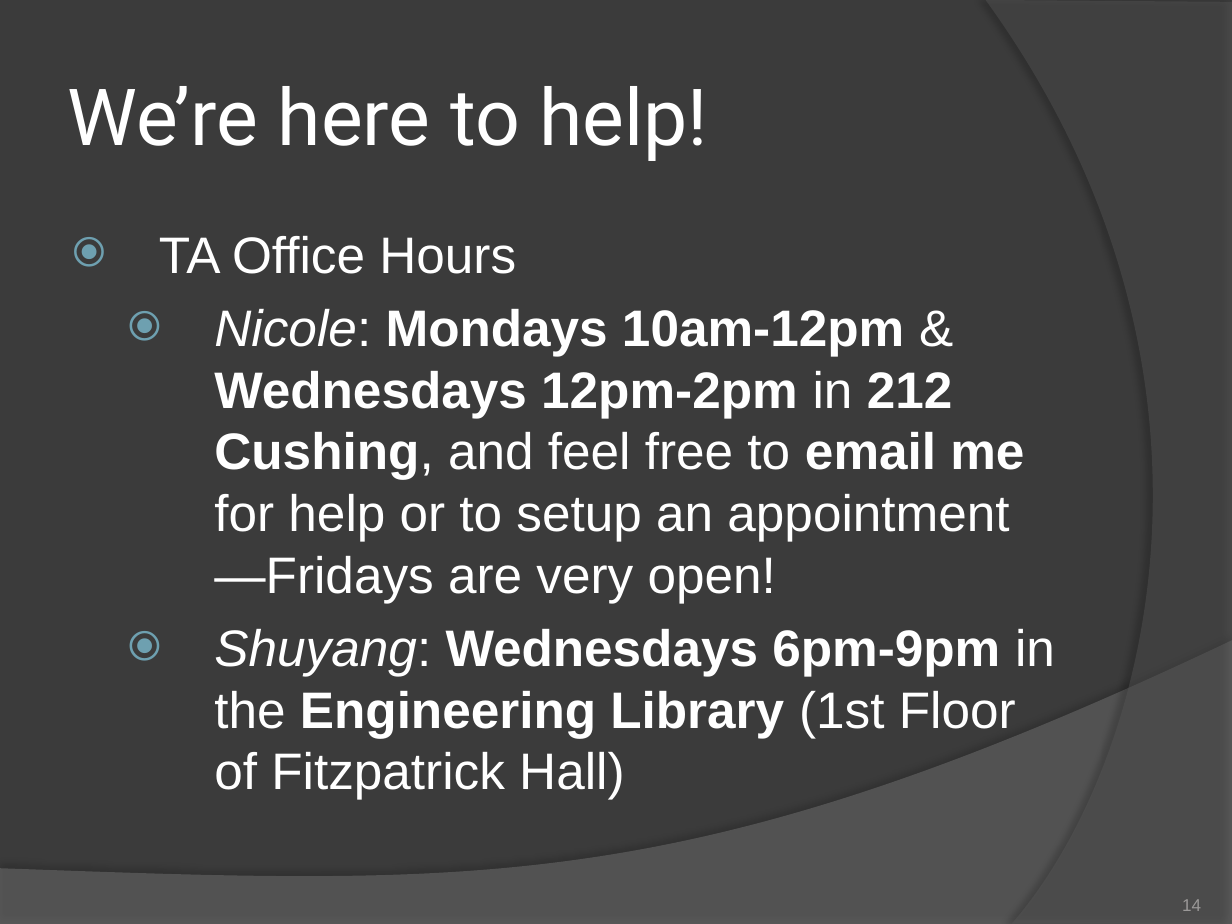
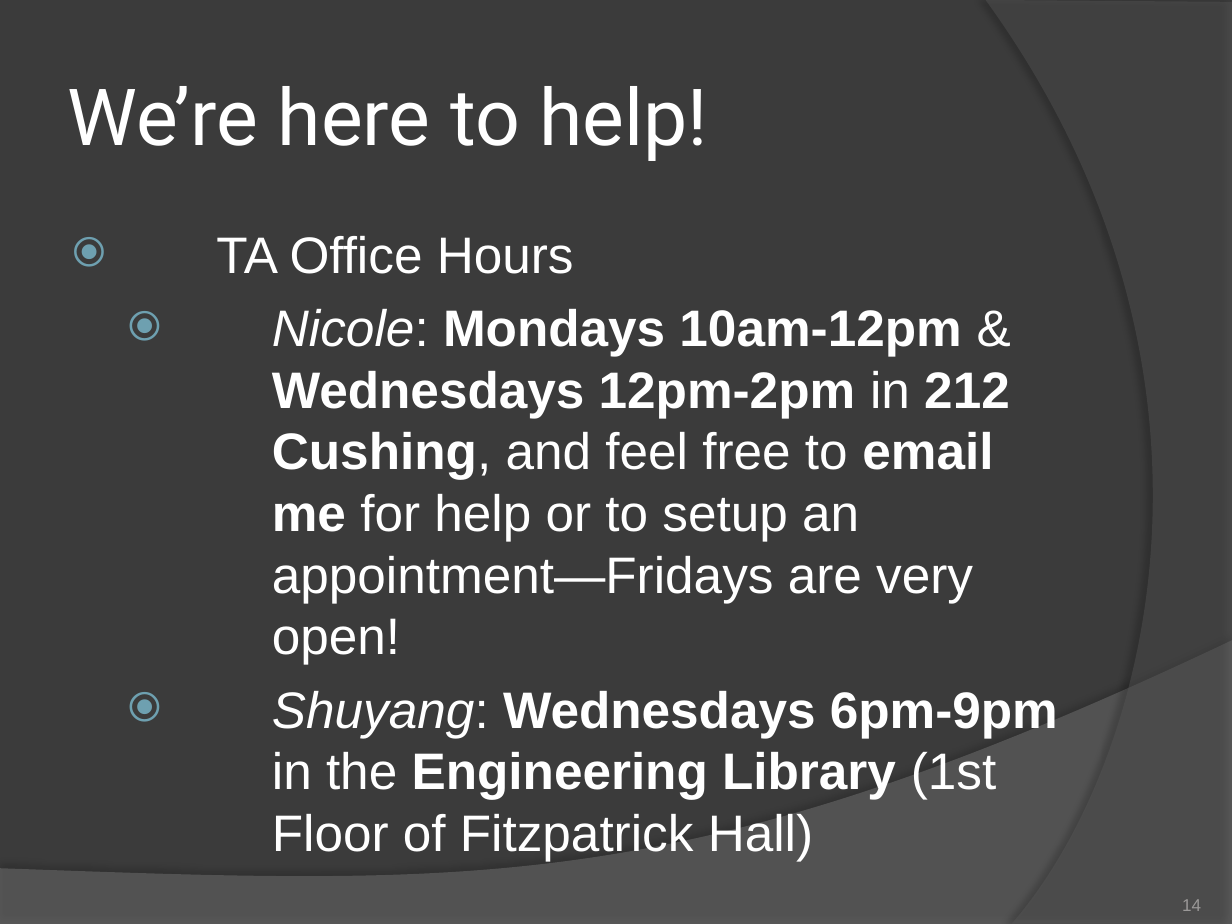
Before and after one commit to patrick-flynn/CSE10101, a slide deck: slide 14 of CSE10101/lecture/CSE10101.pptx. Drawn at 1232x924 pixels with LibreOffice and Linux fonts; fonts in the diff are those of the drawing. Boxes give left, top, right and bottom in pixels: in the first picture for what was removed or moved away, otherwise in the second. Text is boxed around its words. In the diff, an @@ line names an element or a change of style, - is before the commit and + after.

```diff
--- a/CSE10101/lecture/CSE10101.pptx
+++ b/CSE10101/lecture/CSE10101.pptx
@@ text "TA Office Hours" at bbox=[216, 236, 1058, 861]: indent changed @@
```
Also in this commit, not shown: 7 other slides changed, 1 slide added, 2 other files.
